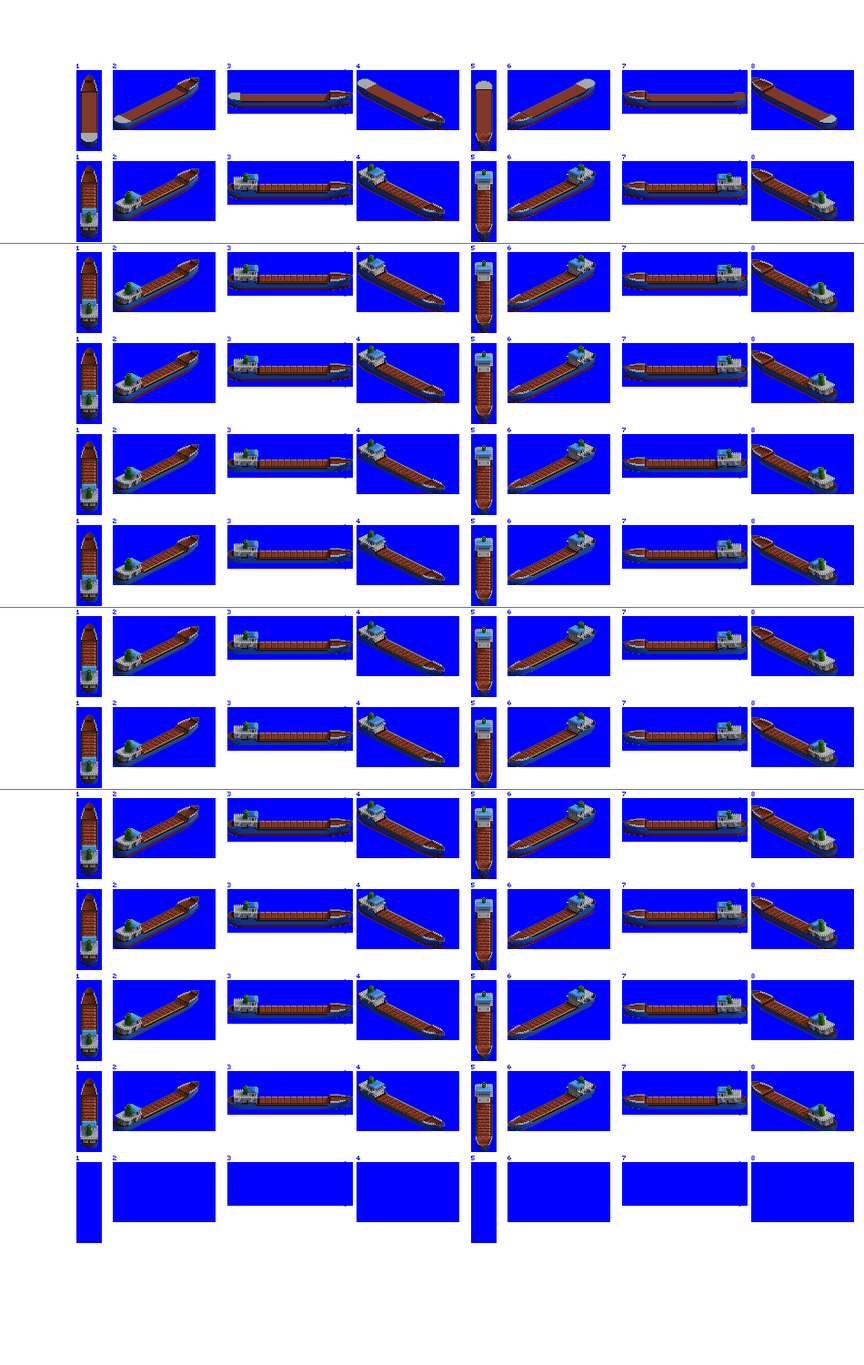
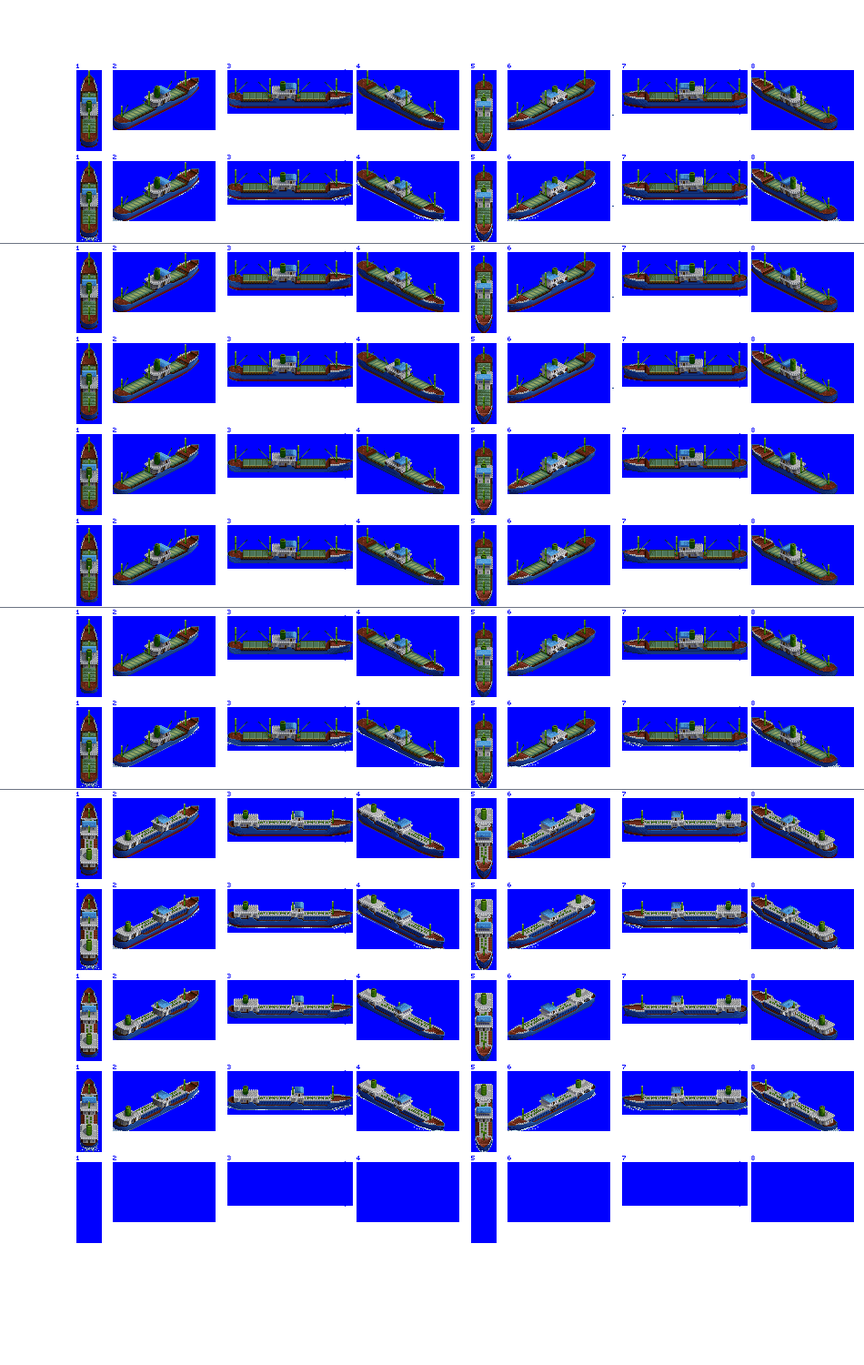
Layer changes from the first 864 × 1365 image to the second:
showed "prop / bow wash" over bbox(80, 180, 842, 1152)
showed "tanker", painted on it over bbox(80, 802, 838, 1152)
added layer "gcv" above "Hatches Overlay" over bbox(80, 70, 838, 788)
removed layer "Layer 5" over bbox(80, 72, 838, 142)
removed layer "Large Coaster" over bbox(80, 72, 838, 1152)
